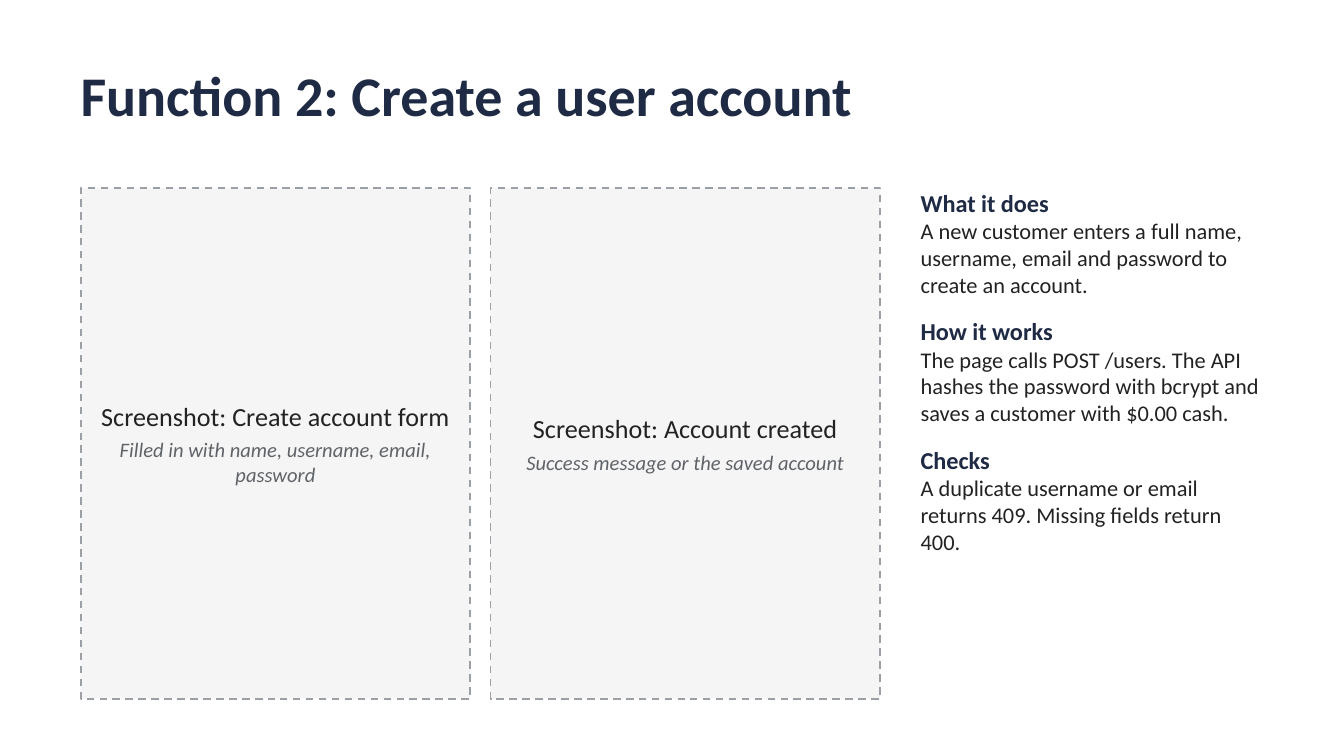
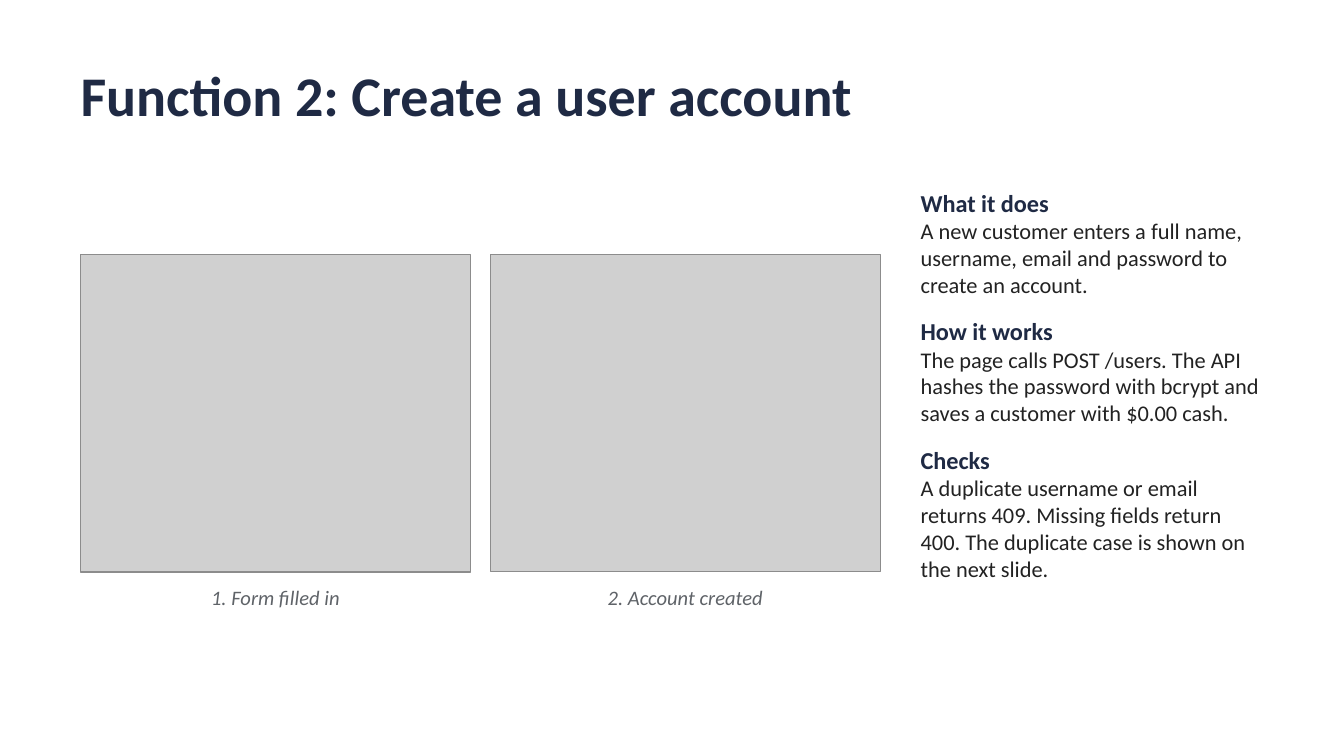
Before and after one commit to kish1212-ASU/IFT401_Capstone_Fall-2026, a slide deck: slide 2 of docs/mid-build/Mid Build Slides (Daniel).pptx (slide 3 before the commit). Drawn at 1344x756 pixels with LibreOffice and Linux fonts; fonts in the diff are those of the drawing; grey boxes stand for pictures. Boxes give left, top, right and bottom in pixels: in the first picture for what was removed or moved away, otherwise in the second. Text is boxed around its words. In the diff, an @@ line names an element or a change of style, - is before the commit and + after.

```diff
--- a/docs/mid-build/Mid Build Slides (Daniel).pptx
+++ b/docs/mid-build/Mid Build Slides (Daniel).pptx
@@ rectangle removed at (81, 188, 470, 699) @@
@@ rectangle removed at (491, 188, 880, 699) @@
@@ picture added at (81, 254, 470, 571) @@
@@ picture added at (491, 254, 880, 571) @@
@@ text removed at (101, 408, 449, 486) @@
-Screenshot: Create account form
-Filled in with name, username, email, password
@@ text removed at (526, 420, 844, 474) @@
-Screenshot: Account created
-Success message or the saved account
@@ text at (921, 480, 1246, 577): text changed @@
-A duplicate username or email returns 409. Missing fields return 400.
+A duplicate username or email returns 409. Missing fields return 400. The duplicate case is shown on the next slide.
@@ text added at (211, 590, 339, 608), 11 pt, text #5F6368, italic @@
+1. Form filled in
@@ text added at (608, 590, 763, 605), 11 pt, text #5F6368, italic @@
+2. Account created
```
Also in this commit, not shown: 1 other slide changed, 1 slide added, 1 slide removed.
